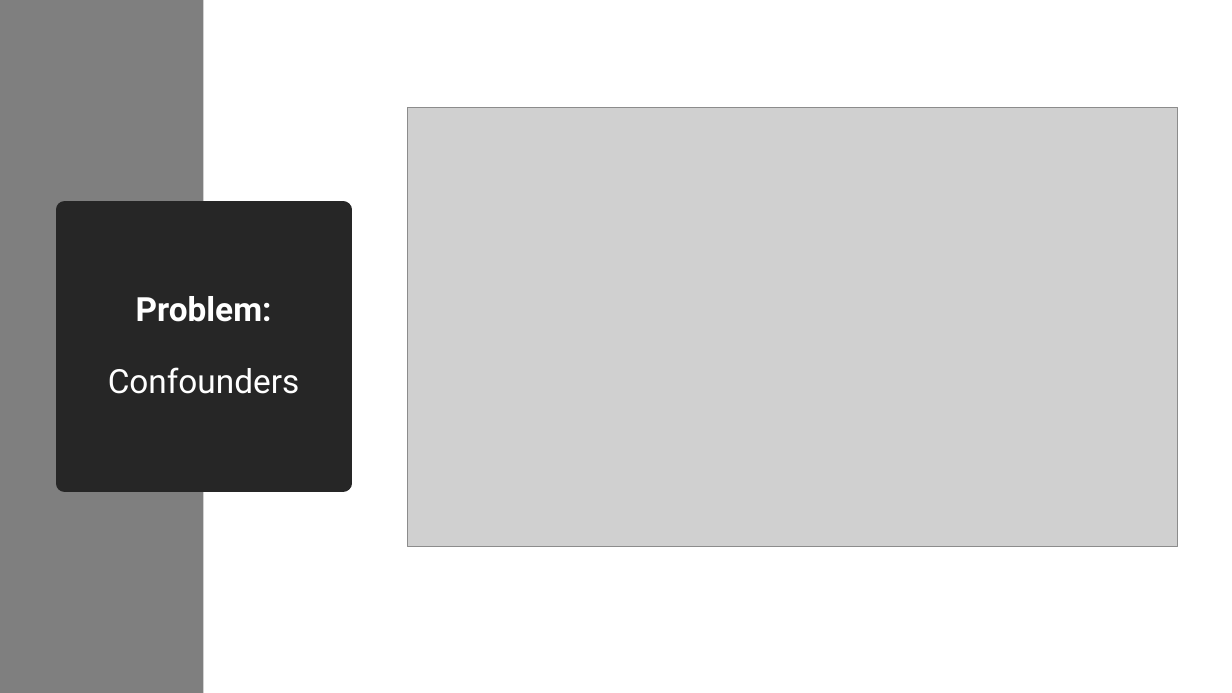
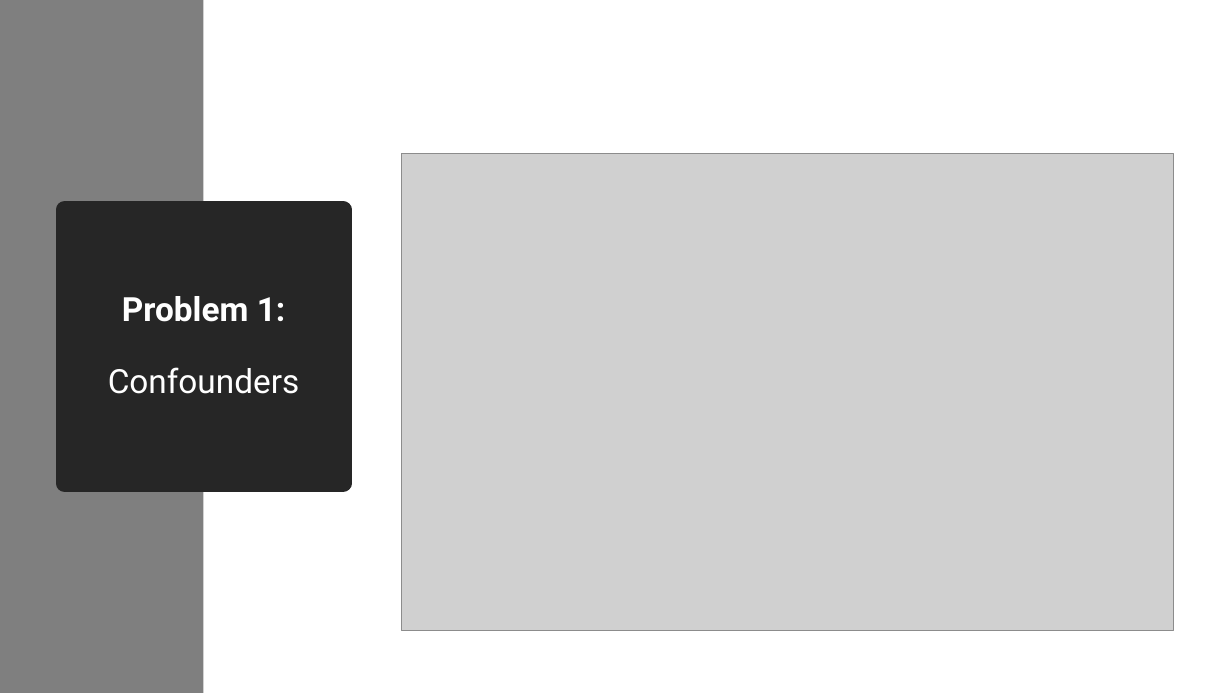
Before and after one commit to EmmaDirk/MachineLearning-BCA, a slide deck: slide 4 of Presentations/Presentation_1_12_workshop.pptx. Drawn at 1232x693 pixels with LibreOffice and Linux fonts; fonts in the diff are those of the drawing; grey boxes stand for pictures. Boxes give left, top, right and bottom in pixels: in the first picture for what was removed or moved away, otherwise in the second. Text is boxed around its words. In the diff, an @@ line names an element or a change of style, - is before the commit and + after.

```diff
--- a/Presentations/Presentation_1_12_workshop.pptx
+++ b/Presentations/Presentation_1_12_workshop.pptx
@@ picture: place and size @@
-picture at (408,107,1178,547)
+picture at (401,153,1174,631)
@@ title at (108,296,300,394): text changed @@
-Problem:
-Confounders
+Problem 1:
+Confounders
```
Also in this commit, not shown: 6 other slides changed, 5 slides added, 4 slides removed, 13 other files.
